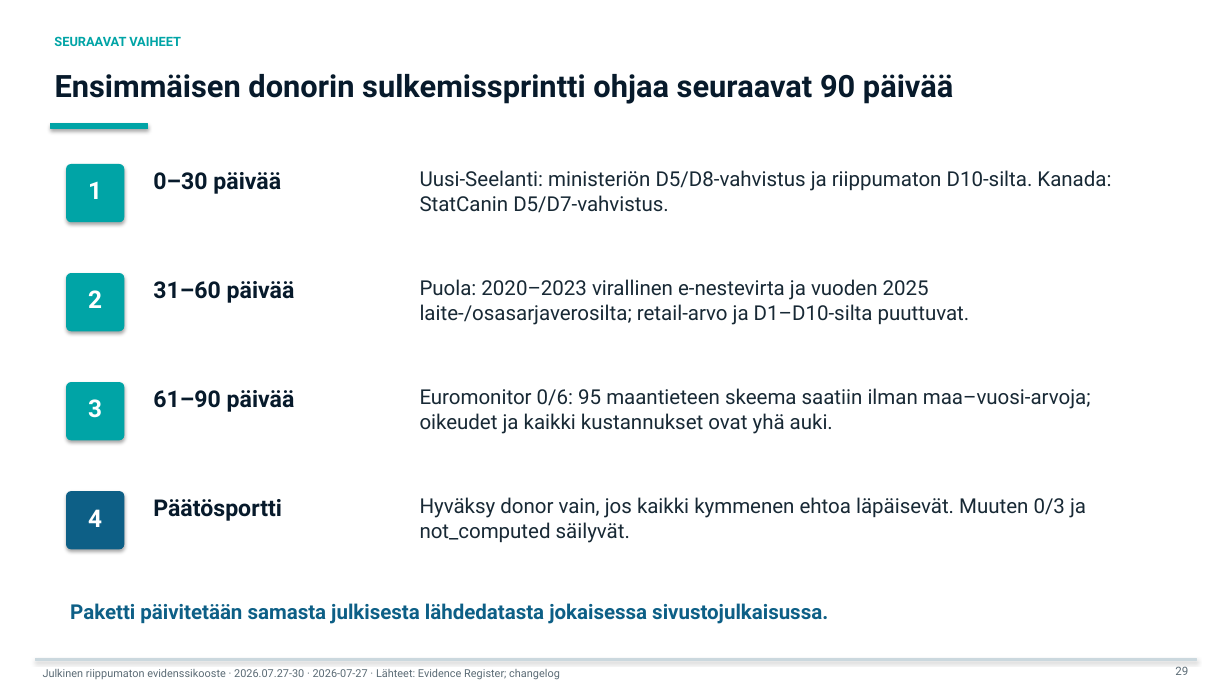
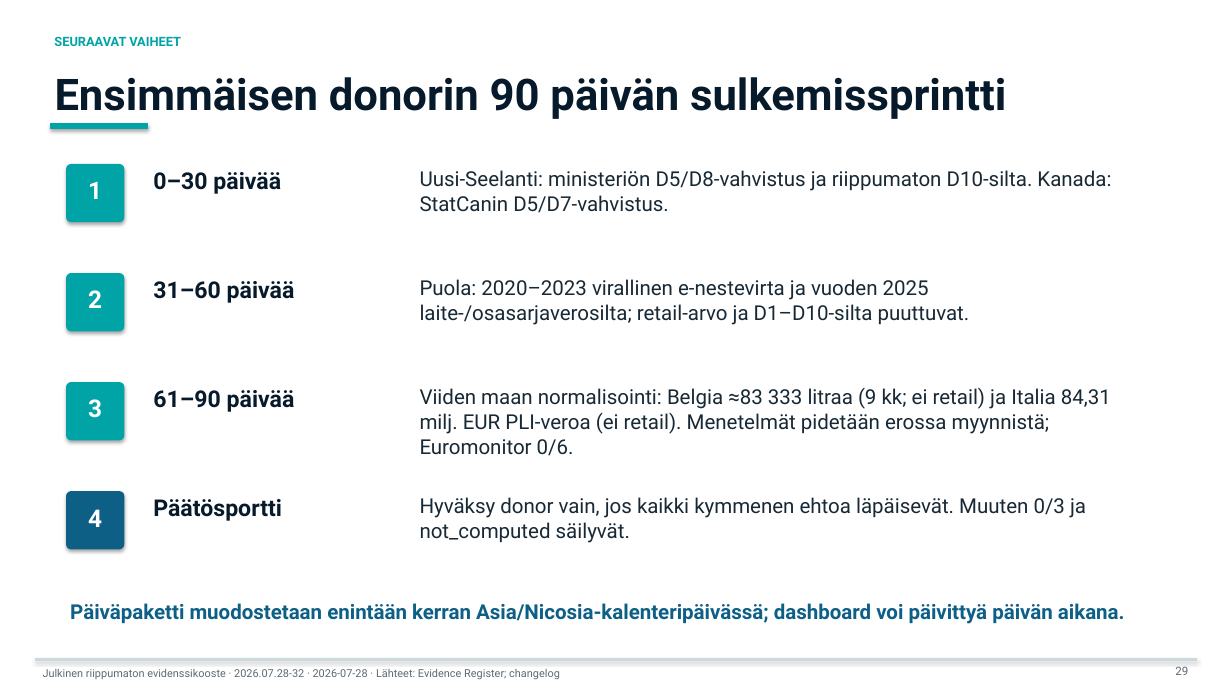
Before and after one commit to jounirautio78-ops/pixan-global-market-evidence-public, a slide deck: slide 29 of site/downloads/pixan-bank-deck-large-fi.pptx. Drawn at 1232x693 pixels with LibreOffice and Linux fonts; fonts in the diff are those of the drawing. Boxes give left, top, right and bottom in pixels: in the first picture for what was removed or moved away, otherwise in the second. Text is boxed around its words. In the diff, an @@ line names an element or a change of style, - is before the commit and + after.

Commit message:
Publish v32 daily evidence package (#29)
Publish the bilingual v32 daily evidence package, privacy-safe Italy and Poland boundaries, current vendor follow-up states, and once-daily bank-artifact cadence.

```diff
--- a/site/downloads/pixan-bank-deck-large-fi.pptx
+++ b/site/downloads/pixan-bank-deck-large-fi.pptx
@@ text at box(55, 77, 1006, 119): text changed; size 24 to 34 pt @@
-Ensimmäisen donorin sulkemissprintti ohjaa seuraavat 90 päivää
+Ensimmäisen donorin 90 päivän sulkemissprintti
@@ text at box(420, 388, 1111, 456): text changed @@
-Euromonitor 0/6: 95 maantieteen skeema saatiin ilman maa–vuosi-arvoja; oikeudet ja kaikki kustannukset ovat yhä auki.
+Viiden maan normalisointi: Belgia ≈83 333 litraa (9 kk; ei retail) ja Italia 84,31 milj. EUR PLI-veroa (ei retail). Menetelmät pidetään erossa myynnistä; Euromonitor 0/6.
@@ text at box(70, 603, 1125, 624): text changed @@
-Paketti päivitetään samasta julkisesta lähdedatasta jokaisessa sivustojulkaisussa.
+Päiväpaketti muodostetaan enintään kerran Asia/Nicosia-kalenteripäivässä; dashboard voi päivittyä päivän aikana.
@@ text at box(43, 669, 560, 679): text changed @@
-Julkinen riippumaton evidenssikooste · 2026.07.27-30 · 2026-07-27 · Lähteet: Evidence Register; changelog
+Julkinen riippumaton evidenssikooste · 2026.07.28-32 · 2026-07-28 · Lähteet: Evidence Register; changelog
```
Also in this commit, not shown: 29 other slides changed, 53 other files.
